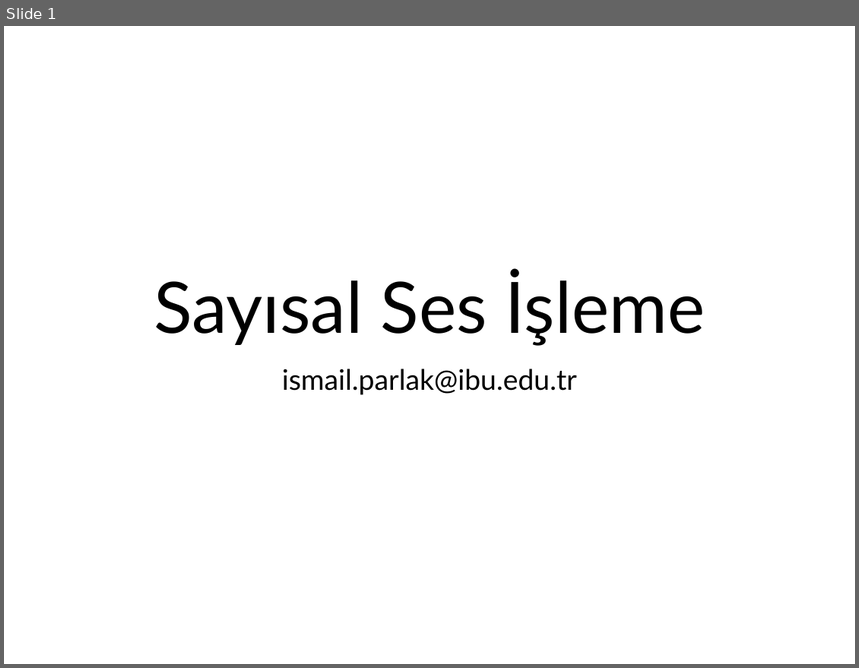
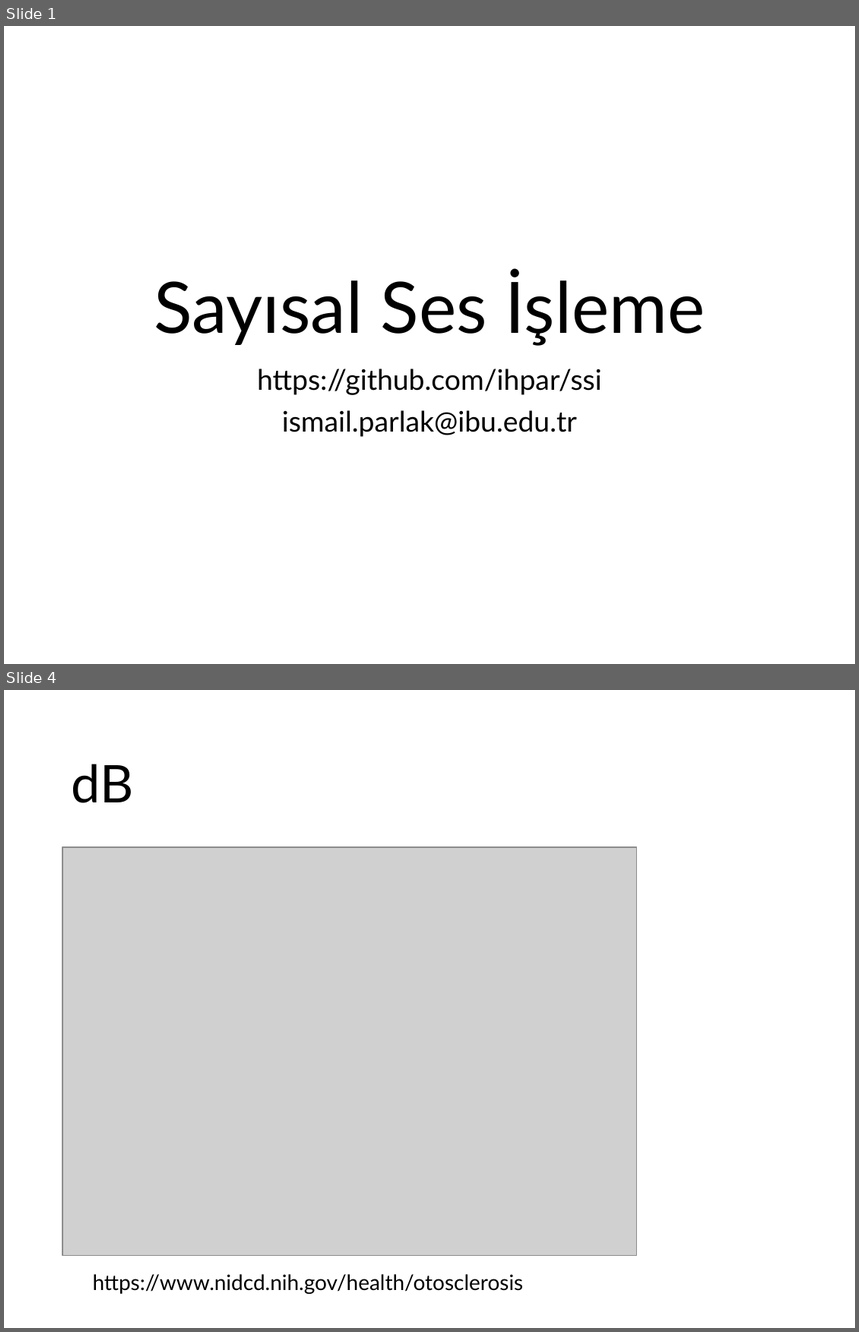
Before and after one commit to ihpar/ssi, a slide deck: slides/Slide_0.pptx. Shown one above the other, each under a label of ours: slide 1 before the commit, slides 1 and 4 after it; the slides between them are not shown. The pictures are 859x668 and 859x1332 pixels, drawn with LibreOffice and Linux fonts; fonts in the diff are those of the drawing; grey boxes stand for pictures. Boxes give left, top, right and bottom in pixels: in the first picture for what was removed or moved away, otherwise in the second. Text is boxed around its words. In the diff, an @@ line names an element or a change of style, - is before the commit and + after.

```diff
--- a/slides/Slide_0.pptx
+++ b/slides/Slide_0.pptx
@@ slide 4 added at (4, 690, 855, 1328), background #FFFFFF @@
@@ title added at (71, 764, 133, 803), 44 pt, text #000000 @@
+dB
@@ picture added at (63, 847, 637, 1256) @@
@@ text added at (93, 1274, 524, 1294), 18 pt, text #000000 @@
+https://www.nidcd.nih.gov/health/otosclerosis
@@ slide 1 changed as well @@
@@ subtitle at (257, 369, 602, 395): paragraph added @@
+https://github.com/ihpar/ssi
```
Also in this commit, not shown: 4 other slides added, 1 slide removed.
